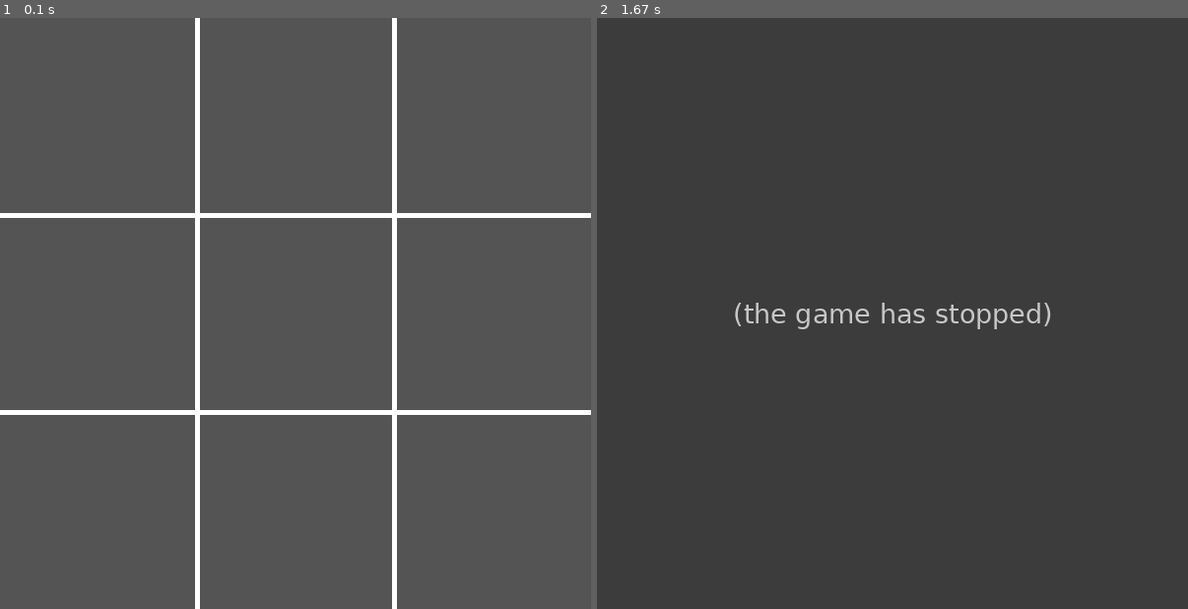
Above: before the commit, frames 1-2 (left to right).
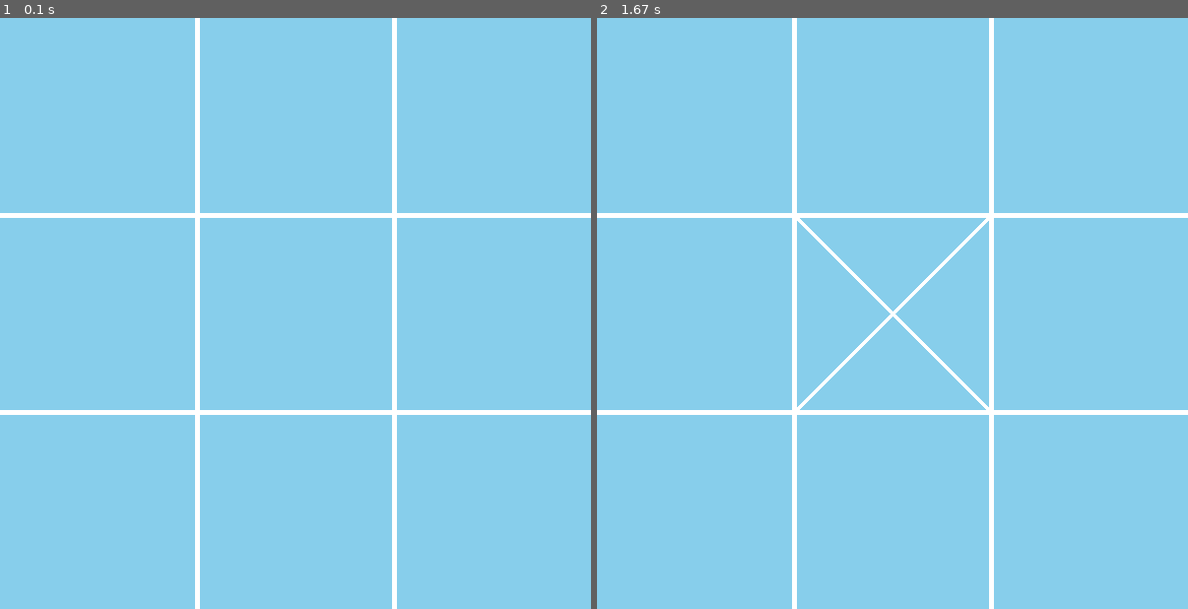
Above: after the commit, the same moments.

Repository: shogun-mar/Pygame-Tris
Game: pygame game, started from main.py
The game is run twice, just before and just after one commit, with the same random seed, the same clock (stepped at 60 frames per second) and the same inputs.
Inputs (mouse positions are in pixels of both pictures, inside the frame that each line leads up to):
- Up to frame 1 (0.1 s): no input
- Up to frame 2 (1.67 s): click (892, 313) at 0.38 s

The runs differ from the first frame. In frame 1, 97% of the frame differs, in the area x 0-100%, y 0-100%; in frame 2, 100%.
Error before the commit: TypeError: check_victory() missing 1 required positional argument: 'grid' (main.py line 79); the game stopped at 0.38 s (later frames are placeholders)

Commit message:
finish tris in pygame

Diff:
--- a/main.py
+++ b/main.py
@@ -1,20 +1,30 @@
-import pygame
+from os import environ
+environ['PYGAME_HIDE_SUPPORT_PROMPT'] = '1' #Hides the welcome message of pygame
+import pygame, random #Importing pygame has to be done after modifying the environment variable
 
 pygame.init()
-FLAGS = pygame.HWSURFACE | pygame.DOUBLEBUF
 SCREEN_WIDTH, SCREEN_HEIGTH = 600, 600
 CELL_WIDTH, CELL_HEIGTH = SCREEN_WIDTH // 3, SCREEN_HEIGTH // 3
 MAX_FPS = 60
-screen = pygame.display.set_mode((SCREEN_WIDTH, SCREEN_HEIGTH), FLAGS)
+screen = pygame.display.set_mode((SCREEN_WIDTH, SCREEN_HEIGTH))
 clock = pygame.time.Clock()
 pygame.display.set_caption("Tris")
+pygame.display.set_icon(pygame.image.load('window_icon.png').convert_alpha())
 is_player_one_turn = True #Bool variable to control the switching of turns
 grid = [[0, 0, 0],
         [0, 0, 0],
         [0, 0, 0]] # 0 = empty, 1 = player 1, 2 = player 2
 
+#end screens
+player_one_win_text = pygame.font.SysFont('Arial', 50).render('Player 1 wins!', True, 'white')
+player_two_win_text = pygame.font.SysFont('Arial', 50).render('Player 2 wins!', True, 'white')
+draw_text = pygame.font.SysFont('Arial', 50).render('Draw!', True, 'white')
+end_message_rect = player_one_win_text.get_rect(center=(SCREEN_WIDTH//2, SCREEN_HEIGTH//2 - 50))
+
 # Draw grid
-screen.fill('gray33')
+colors = 'mediumpurple3 indigo crimson seagreen1 salmon1 purple2 plum3 palevioletred violetred springgreen4 steelblue4 steelblue slateblue4 slateblue sienna2 blue cyan skyblue purple magenta red green blue yellow cyan magenta white'.split()
+selected_color = random.choice(colors)
+screen.fill(selected_color)
 for i in range(1, 3):
     pygame.draw.line(screen, 'white', (i*200, 0), (i*200, SCREEN_HEIGTH), 5)
     pygame.draw.line(screen, 'white', (0, i*200), (SCREEN_WIDTH, i*200), 5)
@@ -67,7 +77,17 @@
 
     return 'Continue'
 
-
+def show_end_screen(result):
+    screen.fill(selected_color)
+    if result == 1:
+        screen.blit(player_one_win_text, end_message_rect)
+    elif result == 2:
+        screen.blit(player_two_win_text, end_message_rect)
+    else:
+        screen.blit(draw_text, end_message_rect)
+    pygame.display.flip()
+    pygame.time.wait(3000)
+    quit_game()
 
 # Game loop
 while True:
@@ -76,7 +96,9 @@
         elif event.type == pygame.MOUSEBUTTONDOWN:
            selected_cell = handle_mouse_input()
            update_visualized_grid(selected_cell)
-           check_victory()
+           result = check_victory(grid)
+           if result != 'Continue':
+               show_end_screen(result)
 
     pygame.display.flip()
     clock.tick(60)
Binary file added: window_icon.png
